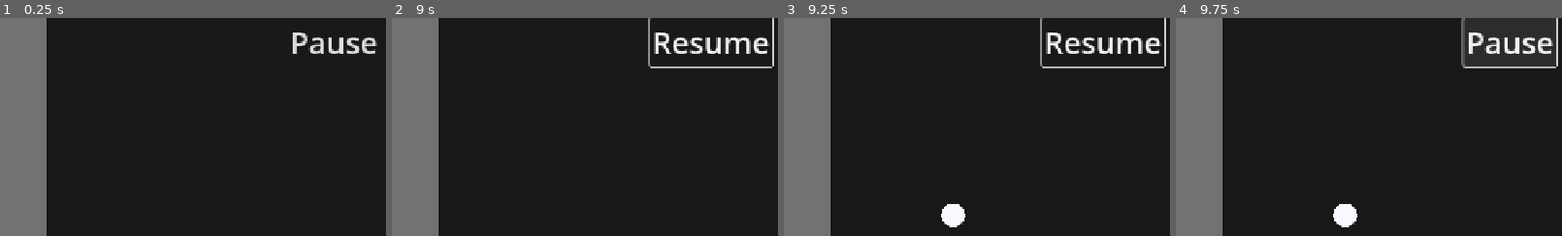
Above: before the commit, frames 1-4 (left to right).
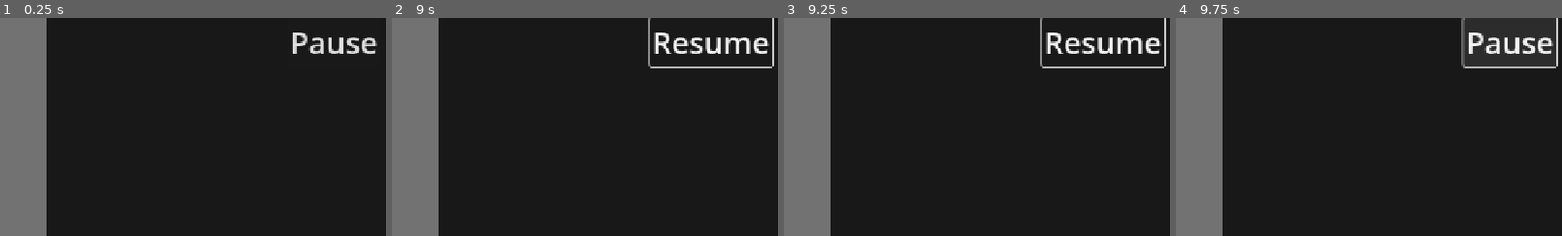
Above: after the commit, the same moments.

Repository: AlienAuthor2054/Chemistry-Sandbox
Game: Godot game, scene res://simulation/main.tscn
The game is run twice, just before and just after one commit, with the same random seed, the same clock (stepped at 60 frames per second) and the same inputs.
Inputs (mouse positions are % of the whole screen's width and height, from its top left):
- Up to frame 1 (0.25 s): no input
- Up to frame 2 (9 s): click "Clear" at 0.5 s; click "Temp Up" at 1.25 s; click "Temp Down" at 2 s; click "Clear" at 2.75 s; click "Temp Up" at 3.5 s; click "Temp Down" at 4.25 s; click "Clear" at 5 s; click "Temp Up" at 5.75 s; click "Temp Down" at 6.5 s; click "Pause" at 7.25 s; click "Resume" at 8 s; move the mouse to (72, 45) at 8.77 s; hold ` (toggle_simulation_running) from 8.78 s (still down); click (72, 45) at 8.92 s
- Up to frame 3 (9.25 s): keep holding ` (toggle_simulation_running)
- Up to frame 4 (9.75 s): release ` (toggle_simulation_running) at 9.5 s; click "Resume" at 9.5 s
The pictures show only the part of the screen within x 50-100%, y 0-50%; the shares and areas given below are measured in that part.

Frames 1-2 are identical in both runs. In frame 3, 0.5% of the frame differs, in the area x 40-47%, y 85-96%; in frame 4, 0.5%.

Commit message:
Prohibit spawning atoms out of bounds
- Renames atom(s)_* properties in main.gd to element(s)_*
- Creates Global singleton to store selected element
- Renames Border to World and adds a click detector area
- Allows click release out of bounds
- Makes world_size Simulation constant not constant

Diff:
--- a/project/debug/simulation_benchmark.gd
+++ b/project/debug/simulation_benchmark.gd
@@ -17,7 +17,7 @@
 class_name SimulationBenchmark extends Node
 
 const INSET := Vector2(200, 200)
-const SIMULATION_RECT := Rect2(INSET, Simulation.world_size - (INSET * 2))
+var SIMULATION_RECT := Rect2(INSET, Simulation.world_size - (INSET * 2))
 const PROFILE_TIME := 10
 const ATOMS: Dictionary[int, int] = { # 50 atoms
 	1: 15,
--- /dev/null
+++ b/project/global.gd
@@ -0,0 +1,3 @@
+extends Node
+
+var selected_element = 1
--- a/project/project.godot
+++ b/project/project.godot
@@ -20,6 +20,7 @@
 
 [autoload]
 
+Global="*res://global.gd"
 Simulation="*res://simulation/simulation.gd"
 
 [display]
@@ -47,6 +48,7 @@
 2d_physics/layer_1="walls"
 2d_physics/layer_2="atoms"
 2d_physics/layer_3="atom_areas"
+2d_physics/layer_4="world"
 
 [physics]
 
--- a/project/simulation/main.gd
+++ b/project/simulation/main.gd
@@ -19,10 +19,12 @@
 @warning_ignore("unused_signal")
 signal external_change_applied
 
-var clicked_point := Vector2.ZERO
-var atoms_possible := Atom.atom_db.keys()
-var atoms_possible_count := atoms_possible.size()
-var atom_selection_index := 0
+var elements_possible := Atom.atom_db.keys()
+var elements_possible_count := elements_possible.size()
+var element_selection_index := 0
+var selected_element: int:
+	get(): return Global.selected_element
+	set(new): Global.selected_element = new
 
 func _ready():
 	Atom.create_textures()
@@ -30,19 +32,17 @@
 @onready var db := $UI/SelectedAtomLabel/Timer
 func _unhandled_input(event: InputEvent) -> void:
 	Simulation.on_unhandled_input(event)
-	if event is InputEventMouseButton and event.button_index == MOUSE_BUTTON_LEFT:
-		if event.pressed:
-			clicked_point = get_global_mouse_position()
-		else:
-			Atom.create(self, atoms_possible[atom_selection_index], clicked_point, (get_global_mouse_position() - clicked_point) * 1.5)
+	if event is InputEventMouseButton and event.button_index == MOUSE_BUTTON_LEFT and event.is_released():
+		$World.spawn_atom()
 	elif event is InputEventMouseButton:
 		if not db.is_stopped(): return
 		db.start()
 		match event.button_index:
 			MOUSE_BUTTON_WHEEL_DOWN:
-				atom_selection_index += 1
+				element_selection_index += 1
 			MOUSE_BUTTON_WHEEL_UP:
-				atom_selection_index -= 1
-		if atom_selection_index >= atoms_possible_count: atom_selection_index = 0
-		if atom_selection_index < 0: atom_selection_index = atoms_possible_count - 1
-		$UI/SelectedAtomLabel.text = Atom.atom_db[atoms_possible[atom_selection_index]].symbol
+				element_selection_index -= 1
+		if element_selection_index >= elements_possible_count: element_selection_index = 0
+		if element_selection_index < 0: element_selection_index = elements_possible_count - 1
+		selected_element = elements_possible[element_selection_index]
+		$UI/SelectedAtomLabel.text = Atom.atom_db[selected_element].symbol
--- a/project/simulation/main.tscn
+++ b/project/simulation/main.tscn
@@ -3,7 +3,7 @@
 [ext_resource type="Script" uid="uid://cc1m1nl8kagxo" path="res://simulation/camera.gd" id="1_0ogwh"]
 [ext_resource type="Script" uid="uid://dk6v4qyap0gnt" path="res://simulation/main.gd" id="1_3ujg2"]
 [ext_resource type="PhysicsMaterial" uid="uid://dfgb2hjec0pw2" path="res://simulation/ideal_physics_material.tres" id="4_d7v1x"]
-[ext_resource type="Script" uid="uid://0q037qqryrcs" path="res://simulation/border.gd" id="5_a8fb5"]
+[ext_resource type="Script" uid="uid://0q037qqryrcs" path="res://simulation/world.gd" id="5_a8fb5"]
 [ext_resource type="Script" uid="uid://ctpit6jb8k3go" path="res://simulation/kinetic_stats_label.gd" id="5_gpkej"]
 [ext_resource type="Script" uid="uid://c24ohhdpvjt2b" path="res://ui/ui.gd" id="5_li4ao"]
 
@@ -24,16 +24,24 @@
 process_callback = 0
 script = ExtResource("1_0ogwh")
 
-[node name="Border" type="StaticBody2D" parent="."]
+[node name="World" type="StaticBody2D" parent="."]
 collision_mask = 2
 physics_material_override = ExtResource("4_d7v1x")
 script = ExtResource("5_a8fb5")
 
-[node name="CollisionPolygon2D" type="CollisionPolygon2D" parent="Border"]
+[node name="Area" type="Area2D" parent="World"]
+z_index = 1
+collision_layer = 8
+collision_mask = 8
+
+[node name="CollisionShape" type="CollisionPolygon2D" parent="World/Area"]
+polygon = PackedVector2Array(-500, -500, -500, 500, 500, 500, 500, -500)
+
+[node name="Border" type="CollisionPolygon2D" parent="World"]
 build_mode = 1
 polygon = PackedVector2Array(-500, -500, -500, 500, 500, 500, 500, -500)
 
-[node name="Sprite2D" type="Sprite2D" parent="Border"]
+[node name="Sprite" type="Sprite2D" parent="World"]
 texture = SubResource("GradientTexture2D_vlwa4")
 offset = Vector2(500, 500)
 
@@ -123,6 +131,7 @@
 text = "Pause"
 
 [connection signal="external_change_applied" from="." to="UI/KineticStatsLabel" method="_on_main_external_change_applied"]
+[connection signal="input_event" from="World/Area" to="World" method="_on_area_input_event"]
 [connection signal="pressed" from="UI/Tools/ClearButton" to="UI" method="_on_clear_button_pressed"]
 [connection signal="pressed" from="UI/Tools/TemperatureUpButton" to="UI" method="_on_temperature_button_pressed" binds= [2.0]]
 [connection signal="pressed" from="UI/Tools/TemperatureDownButton" to="UI" method="_on_temperature_button_pressed" binds= [0.5]]
--- a/project/simulation/simulation.gd
+++ b/project/simulation/simulation.gd
@@ -18,7 +18,7 @@
 
 signal running_changed(new: bool)
 
-const world_size = Vector2(2000, 2000)
+var world_size := Vector2(2000, 2000)
 
 var running: bool:
 	set(new):
--- a/project/simulation/border.gd
+++ b/project/simulation/world.gd
@@ -16,11 +16,32 @@
 
 extends StaticBody2D
 
-const world_size = Simulation.world_size
+var world_size = Simulation.world_size
+var clicked_point := Vector2.ZERO
+var spawning_atom := false
 
 func _ready() -> void:
-	$CollisionPolygon2D.set_polygon(PackedVector2Array([
+	var polygon := PackedVector2Array([
 		Vector2(0, 0), Vector2(world_size.x, 0),
 		world_size, Vector2(0, world_size.y)
-	]))
-	$Sprite2D.scale = world_size / 1000
+	])
+	$Area/CollisionShape.set_polygon(polygon)
+	$Border.set_polygon(polygon)
+	$Sprite.scale = world_size / 1000
+
+func _on_area_input_event(viewport: Node, event: InputEvent, shape_idx: int) -> void:
+	if not (event is InputEventMouseButton and event.button_index == MOUSE_BUTTON_LEFT): return
+	if event.pressed:
+		clicked_point = get_global_mouse_position()
+		spawning_atom = true
+	else:
+		spawn_atom()
+
+func spawn_atom() -> void:
+	if not spawning_atom: return
+	Atom.create(
+			self,
+			Global.selected_element,
+			clicked_point, (get_global_mouse_position() - clicked_point) * 1.5,
+	)
+	spawning_atom = false
Not shown, added: project/global.gd.uid
Renamed: project/simulation/border.gd.uid -> project/simulation/world.gd.uid
